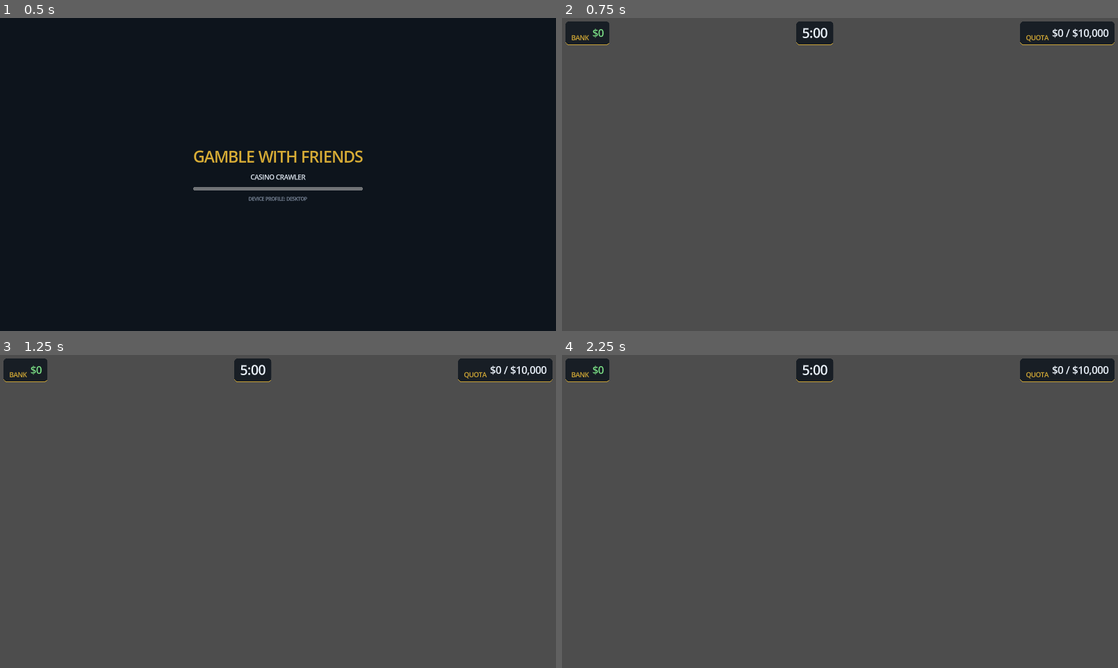
Above: before the commit, frames 1-4 (two rows, left to right).
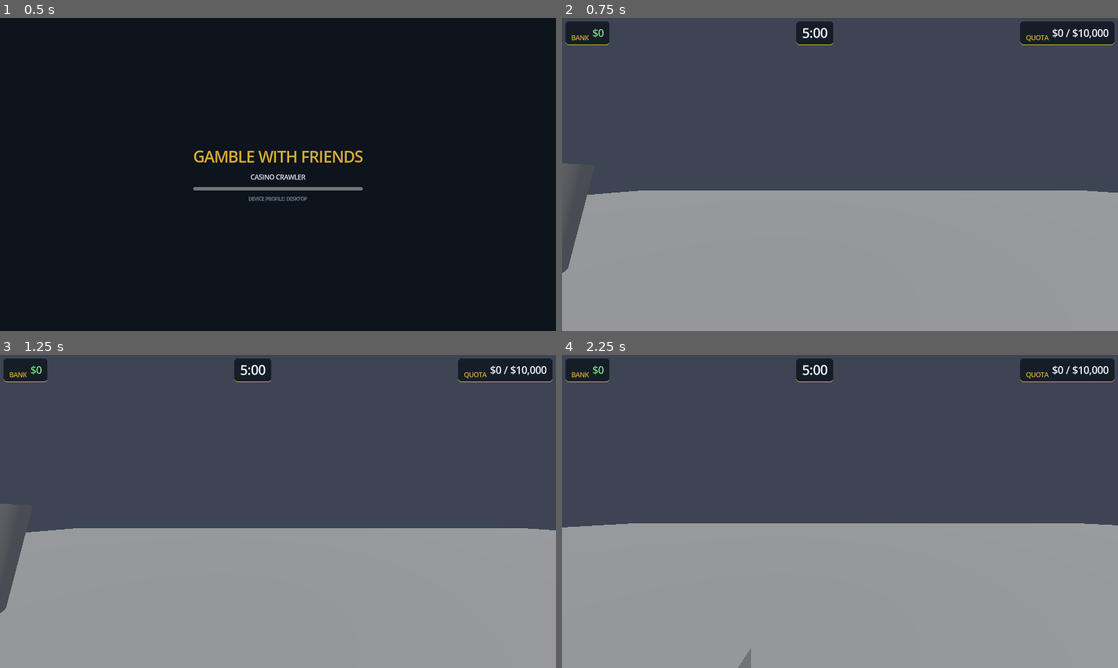
Above: after the commit, the same moments.

Repository: lhetvillanueva2000-maker/Gamble-With-Friends
Game: Godot game, scene res://scenes/boot/boot_splash.tscn
Same seed, same stepped clock (60 frames per second), same inputs: the game is played once before the commit and once after it.
Inputs (mouse positions are in pixels of both pictures, inside the frame that each line leads up to):
- Up to frame 1 (0.5 s): no input
- Up to frame 2 (0.75 s): tap Enter at 0.5 s; move the mouse to (962, 158) at 0.52 s; press the mouse at (962, 158) at 0.53 s; hold D (move_right) from 0.53 s (still down)
- Up to frame 3 (1.25 s): keep holding D (move_right); tap Space (jump, bound only after the commit) at 0.77, 0.8, 1.07 s
- Up to frame 4 (2.25 s): release D (move_right) at 1.25 s; release the mouse at (962, 495) at 1.25 s; drag from (728, 527) to (812, 574) at 1.27 s; move the mouse to (895, 442) at 2.02 s; hold D (move_right) from 2.03 s (still down); hold E (action_pickup) from 2.03 s (still down); click (895, 442) at 2.17 s

Frame 1 is identical in both runs. In frame 2, 44% of the frame differs, in the area x 0-100%, y 46-100%; in frame 3, 44%; in frame 4, 46%, in the area x 0-100%, y 53-100%.

Commit message:
Add first-person player controller so the 3D world is visible
The grey screen was a missing camera: with no player, nothing rendered
the 3D lobby that was already loaded. This adds:

- player.gd / player.tscn: CharacterBody3D with a Head-mounted Camera3D
  (current=true), wiring together the existing but never-instantiated
  systems - MouseLook (yaw=body, pitch=head), the Interactor raycast +
  PlayerHand carry slot, and BodyState. Yaw-relative WASD movement,
  gravity, jump, and speed scaled by BodyState.speed_multiplier; Escape
  toggles a cursor-free menu state and browser capture-loss maps to it.
- Main spawns the player as a persistent sibling of the streamed levels
  (survives every swap_now) before the first lobby load, so the level
  swap places it on the lobby spawn markers.
- jump action (Space) added to the InputMap.

The lobby/floors are still untextured greybox prototype geometry (no art
assets yet), but now render and are walkable.

Co-Authored-By: Claude Opus 4.8 <noreply@anthropic.com>
Claude-Session: https://claude.ai/code/session_014p2u9CKjWn8RsGDSH4YTyK

Diff:
--- /dev/null
+++ b/scenes/player/player.tscn
@@ -0,0 +1,46 @@
+[gd_scene load_steps=7 format=3]
+
+[ext_resource type="Script" path="res://scripts/player/player.gd" id="1_player"]
+[ext_resource type="Script" path="res://scripts/player/mouse_look.gd" id="2_look"]
+[ext_resource type="Script" path="res://scripts/interaction/interactor.gd" id="3_interactor"]
+[ext_resource type="Script" path="res://scripts/interaction/player_hand.gd" id="4_hand"]
+[ext_resource type="Script" path="res://scripts/player/body_state.gd" id="5_body"]
+
+[sub_resource type="CapsuleShape3D" id="capsule"]
+radius = 0.4
+height = 1.8
+
+[node name="Player" type="CharacterBody3D" groups=["players"]]
+script = ExtResource("1_player")
+
+[node name="Collision" type="CollisionShape3D" parent="."]
+transform = Transform3D(1, 0, 0, 0, 1, 0, 0, 0, 1, 0, 0.9, 0)
+shape = SubResource("capsule")
+
+[node name="Head" type="Node3D" parent="."]
+transform = Transform3D(1, 0, 0, 0, 1, 0, 0, 0, 1, 0, 1.6, 0)
+
+[node name="Camera3D" type="Camera3D" parent="Head"]
+current = true
+fov = 75.0
+
+[node name="Interactor" type="RayCast3D" parent="Head"]
+target_position = Vector3(0, 0, -2.6)
+collide_with_areas = true
+collide_with_bodies = false
+script = ExtResource("3_interactor")
+player = NodePath("../..")
+hand = NodePath("../Hand")
+reach = 2.6
+
+[node name="Hand" type="Node3D" parent="Head"]
+transform = Transform3D(1, 0, 0, 0, 1, 0, 0, 0, 1, 0.35, -0.3, -0.7)
+script = ExtResource("4_hand")
+
+[node name="MouseLook" type="Node" parent="."]
+script = ExtResource("2_look")
+yaw_node = NodePath("..")
+pitch_node = NodePath("../Head")
+
+[node name="BodyState" type="Node" parent="."]
+script = ExtResource("5_body")
--- a/scripts/autoload/input_setup.gd
+++ b/scripts/autoload/input_setup.gd
@@ -29,6 +29,7 @@
 	&"move_back": [KEY_S, KEY_DOWN],
 	&"move_left": [KEY_A, KEY_LEFT],
 	&"move_right": [KEY_D, KEY_RIGHT],
+	&"jump": [KEY_SPACE],
 	&"action_pickup": [KEY_E],
 	&"menu_pause": [KEY_ESCAPE],
 	&"menu_scoreboard": [KEY_TAB],
--- a/scripts/main.gd
+++ b/scripts/main.gd
@@ -20,6 +20,8 @@
 ## it sells the transition and guarantees the doors-closed beat.
 const MIN_RIDE_SEC := 4.0
 
+const PLAYER_SCENE := preload("res://scenes/player/player.tscn")
+
 @onready var _world: Node3D = $World
 @onready var _hud: Hud = $UI/HUD
 
@@ -33,6 +35,13 @@
 	_hud.set_bank_balance(Economy.cash)
 	FloorStreamer.register_level_container(_world)
 	FloorStreamer.level_swapped.connect(_on_level_swapped)
+
+	# Spawn the local player as a persistent sibling of the streamed levels
+	# (it survives every swap_now — only the level node is freed). It joins
+	# the "players" group in _ready, so the level swap below places it on
+	# the lobby's spawn markers. This is the camera into the 3D world.
+	_world.add_child(PLAYER_SCENE.instantiate())
+
 	# The lobby is deliberately tiny (a parking lot of boxes), so a
 	# synchronous load at boot is imperceptible.
 	FloorStreamer.swap_now(FloorStreamer.LOBBY_SCENE)
--- /dev/null
+++ b/scripts/player/player.gd
@@ -0,0 +1,76 @@
+class_name Player
+extends CharacterBody3D
+## First-person player controller — the viewpoint into the 3D world and the
+## driver of the Phase 1-6 systems (InputSetup movement, MouseLook, the
+## Interactor/PlayerHand pipeline, BodyState debuffs).
+##
+## Structure (see player.tscn):
+##   Player (CharacterBody3D, group "players")
+##   ├── Collision (CapsuleShape3D)
+##   ├── Head (Node3D, eye height)  <- MouseLook pitches this
+##   │   ├── Camera3D               <- the missing camera; renders the world
+##   │   ├── Interactor (RayCast3D)
+##   │   └── Hand (PlayerHand)
+##   ├── MouseLook (yaw = Player, pitch = Head)
+##   └── BodyState
+##
+## Movement is yaw-relative and scaled by BodyState.speed_multiplier, so a
+## legless avatar (Meat Grinder) actually walks slower.
+
+@export var walk_speed := 5.0
+@export var jump_velocity := 4.6
+@export var accel := 14.0
+@export var air_accel := 3.0
+
+@onready var _head: Node3D = $Head
+@onready var _body_state: BodyState = $BodyState
+
+var _gravity: float = ProjectSettings.get_setting("physics/3d/default_gravity", 9.8)
+var _menu_open := false
+
+
+func _ready() -> void:
+	add_to_group(&"players")
+	# Grab the mouse for look control. On web this completes on the first
+	# click (browser pointer-lock rule, handled by InputSetup).
+	InputSetup.request_mouse_capture()
+	InputSetup.mouse_capture_lost.connect(_on_capture_lost)
+
+
+func _unhandled_input(event: InputEvent) -> void:
+	if event.is_action_pressed(&"menu_pause"):
+		_toggle_menu()
+
+
+func _physics_process(delta: float) -> void:
+	# Gravity.
+	if not is_on_floor():
+		velocity.y -= _gravity * delta
+	elif Input.is_action_just_pressed(&"jump") and not _menu_open:
+		velocity.y = jump_velocity
+
+	# Yaw-relative WASD, zeroed while a menu holds the cursor.
+	var input := Vector2.ZERO if _menu_open else InputSetup.get_move_vector()
+	var wish := (transform.basis * Vector3(input.x, 0.0, input.y))
+	wish.y = 0.0
+	wish = wish.normalized() * walk_speed * _body_state.speed_multiplier
+
+	var rate := accel if is_on_floor() else air_accel
+	velocity.x = move_toward(velocity.x, wish.x, rate * delta * walk_speed)
+	velocity.z = move_toward(velocity.z, wish.z, rate * delta * walk_speed)
+
+	move_and_slide()
+
+
+func _toggle_menu() -> void:
+	_menu_open = not _menu_open
+	if _menu_open:
+		InputSetup.release_mouse()
+	else:
+		InputSetup.request_mouse_capture()
+
+
+## The platform yanked the pointer (browser Escape, alt-tab). Treat it as
+## opening the menu so movement stops and the cursor is free.
+func _on_capture_lost() -> void:
+	_menu_open = true
